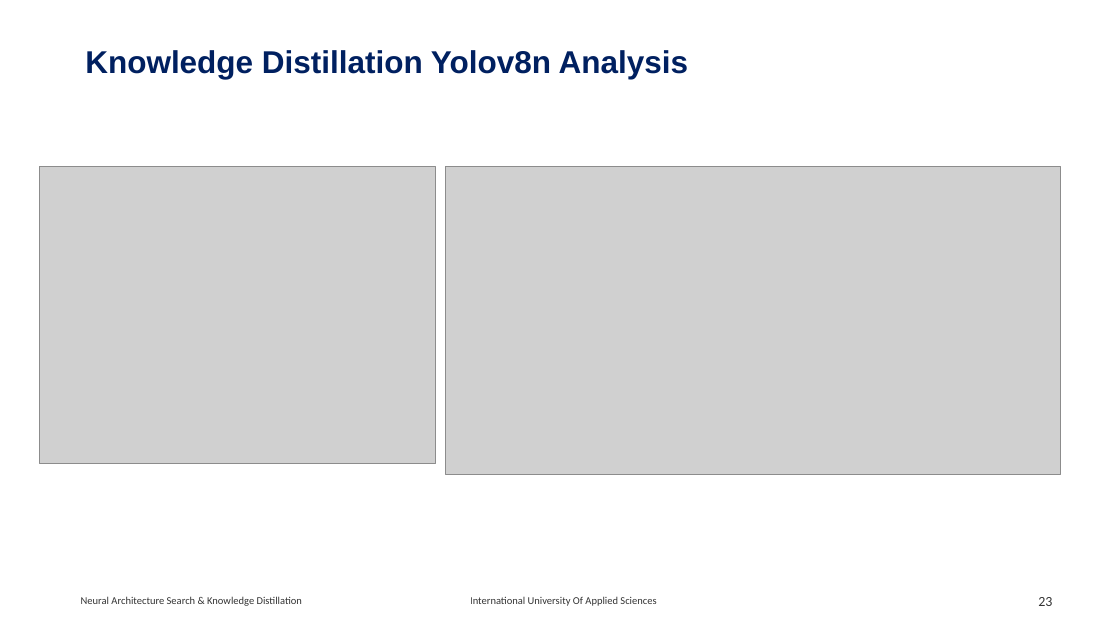
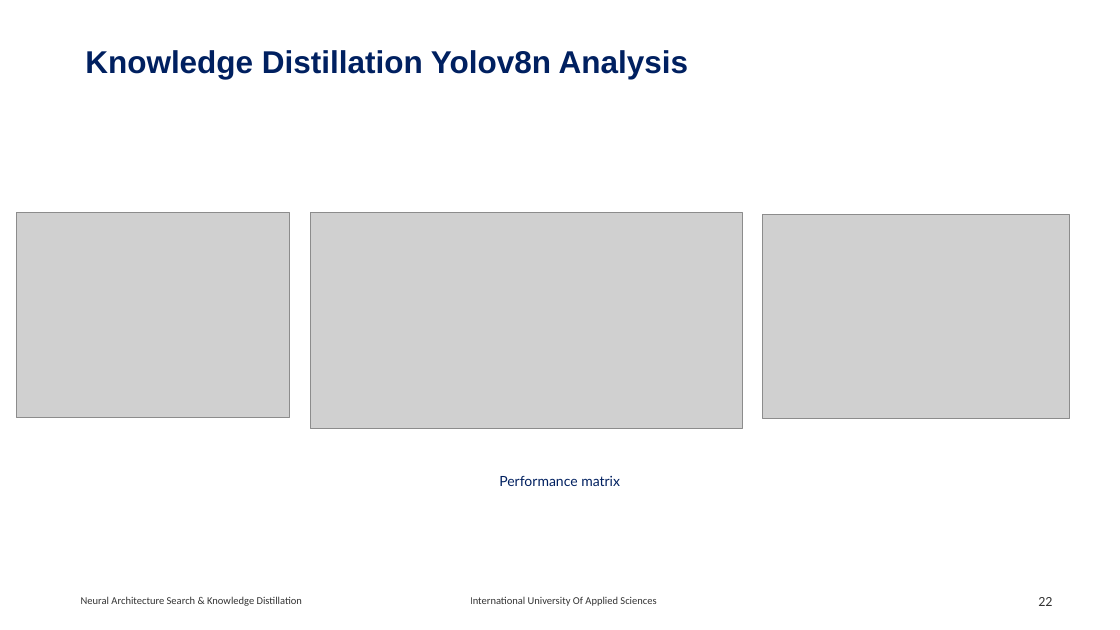
Before and after one commit to RajeshRamadas/yolov8-model-optimization, a slide deck: slide 22 of 01-Project-management/presentation/KnowledgeDistillation.pptx (slide 23 before the commit). Drawn at 1120x630 pixels with LibreOffice and Linux fonts; fonts in the diff are those of the drawing; grey boxes stand for pictures. Boxes give left, top, right and bottom in pixels: in the first picture for what was removed or moved away, otherwise in the second. Text is boxed around its words. In the diff, an @@ line names an element or a change of style, - is before the commit and + after.

```diff
--- a/01-Project-management/presentation/KnowledgeDistillation.pptx
+++ b/01-Project-management/presentation/KnowledgeDistillation.pptx
@@ picture: place and size @@
-picture at (39, 166, 436, 464)
+picture at (16, 213, 289, 418)
@@ picture: place and size @@
-picture at (445, 166, 1061, 474)
+picture at (310, 213, 742, 429)
@@ picture added at (763, 214, 1070, 418) @@
@@ text added at (499, 476, 620, 486), 12 pt, text #002060 @@
+Performance matrix
@@ page number at (1038, 597, 1052, 606): text changed @@
-23
+22
```
Also in this commit, not shown: 7 other slides changed, 2 slides removed.
